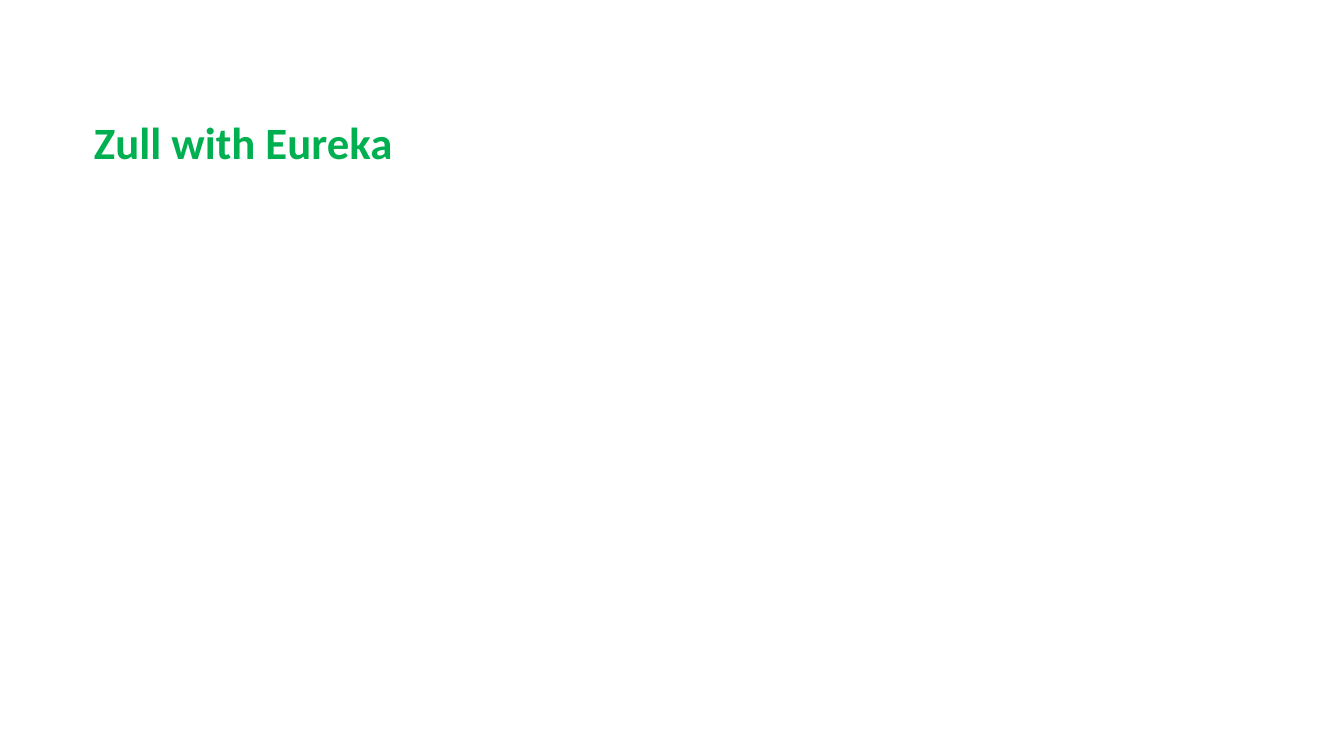
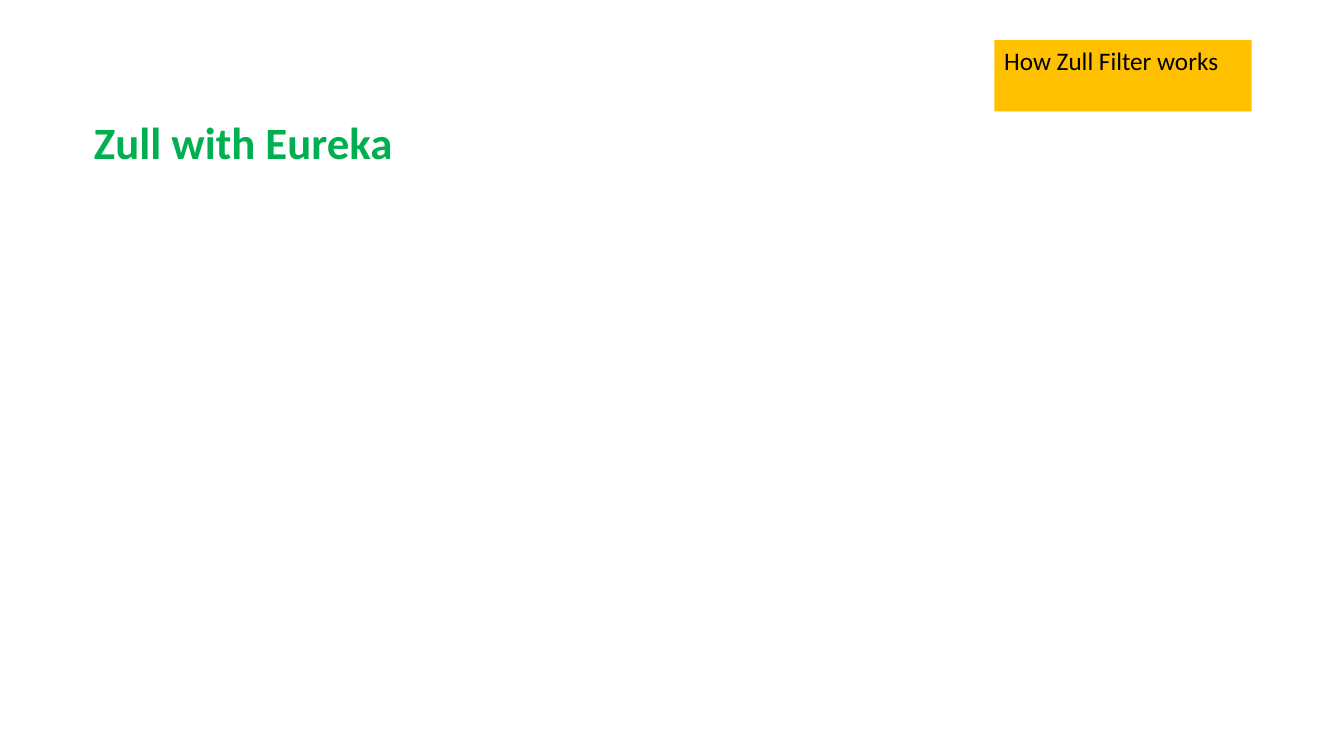
Before and after one commit to krishmetalhead/microservices, a slide deck: slide 6 of Microservice_Architecture_Defined.pptx (slide 2 before the commit). Drawn at 1344x756 pixels with LibreOffice and Linux fonts; fonts in the diff are those of the drawing; background and template pictures are left out. Boxes give left, top, right and bottom in pixels: in the first picture for what was removed or moved away, otherwise in the second. Text is boxed around its words. In the diff, an @@ line names an element or a change of style, - is before the commit and + after.

```diff
--- a/Microservice_Architecture_Defined.pptx
+++ b/Microservice_Architecture_Defined.pptx
@@ rectangle added at [994,40,1251,112], fill #FFC000, 18 pt, text #000000 @@
+How Zull Filter works
```
Also in this commit, not shown: 4 other slides changed, 31 slides added, 14 slides removed.
